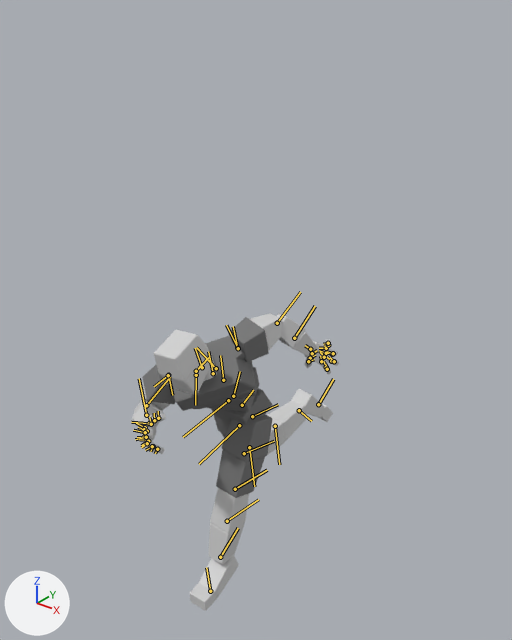
An edit to the FBX model Assets/Animations/Movement/WallRunL.FBX, drawn before and after from the same camera.
Rendered twice from a 50 mm lens placed at (2.14, -2.54, 3.18), pointed at (0.1, 0.01, 1.6). Arrows for +X, +Y and +Z are at lower left; the lights stay in place. Both versions are drawn at frame 1 of the action 'Take 001'; the numbers are the values there. The bones that bend it are drawn over the model as lines.

Objects in the first picture: 'CLazyRunner'.
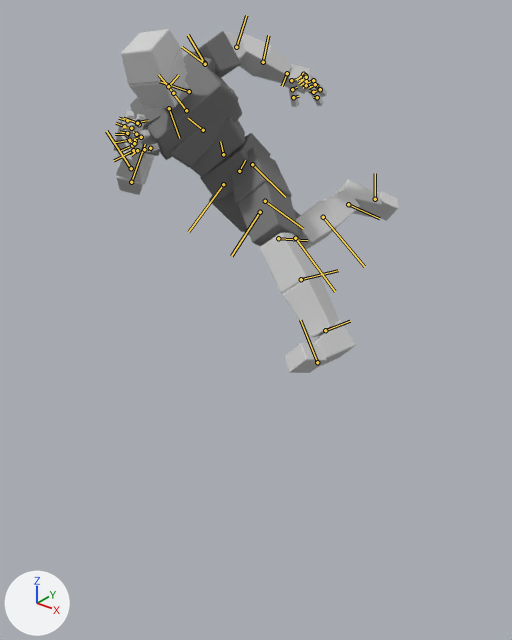
Changed parts and their boxes (x1, y1, x2, y2) in the pictures (512 x 640 px):
'CLazyRunner', posed (37% wider, 15% taller)
    before: (132, 313, 339, 611)
    after: (114, 29, 398, 373)
bone 'pelvis', root to tip
    before: (242, 405) to (253, 390)
    after: (239, 171) to (245, 160)
bone 'spine_02', root to tip
    before: (223, 380) to (220, 355)
    after: (203, 130) to (188, 118)
bone 'spine_03', root to tip
    before: (213, 373) to (208, 351)
    after: (186, 110) to (173, 94)
bone 'upperarm_l', root to tip
    before: (237, 347) to (233, 326)
    after: (204, 63) to (188, 35)
bone 'upperarm_r', root to tip
    before: (168, 375) to (172, 395)
    after: (138, 122) to (148, 120)
bone 'head', root to tip
    before: (196, 371) to (208, 357)
    after: (168, 86) to (178, 75)
bone 'thigh_l', root to tip
    before: (252, 416) to (278, 404)
    after: (252, 164) to (285, 197)
bone 'calf_l', root to tip
    before: (235, 489) to (267, 470)
    after: (278, 238) to (307, 240)
bone 'foot_l', root to tip
    before: (220, 557) to (238, 528)
    after: (325, 330) to (350, 321)
bone 'thigh_r', root to tip
    before: (228, 400) to (183, 437)
    after: (223, 184) to (188, 232)
bone 'calf_r', root to tip
    before: (249, 447) to (254, 486)
    after: (295, 238) to (335, 291)
bone 'foot_r', root to tip
    before: (299, 410) to (311, 421)
    after: (348, 204) to (379, 218)
bone 'ball_r', root to tip
    before: (318, 404) to (333, 379)
    after: (375, 199) to (375, 173)

The change, as a list of edits to the scene's bpy script:
```text
Change bone_pelvis:
    where bone_pelvis = bpy.data.objects['root'].pose.bones['pelvis']
    bone_pelvis.location: (2.4, 0.0, 0.0) -> (132.6, 0.5, 0.0)
    bone_pelvis.rotation_quaternion: (0.971, -0.013, -0.007, -0.239) -> (0.934, 0.161, -0.264, -0.179)  # degrees (-1, -1, -28) -> degrees (26, -26, -28)
Change bone_spine_02:
    where bone_spine_02 = bpy.data.objects['root'].pose.bones['spine_02']  # child of 'spine_01'
    bone_spine_02.rotation_quaternion: (0.962, 0.161, 0.003, -0.221) -> (0.947, 0.16, 0.013, -0.28)  # degrees (18, 4, -25) -> degrees (17, 7, -32)
Change bone_spine_03:
    where bone_spine_03 = bpy.data.objects['root'].pose.bones['spine_03']  # child of 'spine_02'
    bone_spine_03.rotation_quaternion: (0.999, 0.032, 0.0, -0.038) -> (0.99, -0.063, 0.001, -0.129)  # degrees (4, 0, -4) -> degrees (-7, -1, -15)
Change bone_upperarm_l:
    where bone_upperarm_l = bpy.data.objects['root'].pose.bones['upperarm_l']  # child of 'clavicle_l'
    bone_upperarm_l.rotation_quaternion: (0.884, 0.452, -0.041, 0.11) -> (0.952, 0.299, 0.006, 0.06)  # degrees (53, -10, 9) -> degrees (35, -1, 7)
Change bone_upperarm_r:
    where bone_upperarm_r = bpy.data.objects['root'].pose.bones['upperarm_r']  # child of 'clavicle_r'
    bone_upperarm_r.rotation_quaternion: (0.965, -0.152, -0.025, -0.211) -> (0.904, -0.216, -0.032, -0.368)  # degrees (-17, -6, -24) -> degrees (-22, -13, -42)
Change bone_head:
    where bone_head = bpy.data.objects['root'].pose.bones['head']  # child of 'neck_01'
    bone_head.rotation_quaternion: (0.874, -0.298, -0.047, 0.381) -> (0.862, -0.381, 0.036, 0.333)  # degrees (-34, 8, 45) -> degrees (-42, 18, 35)
Change bone_thigh_l:
    where bone_thigh_l = bpy.data.objects['root'].pose.bones['thigh_l']  # child of 'pelvis'
    bone_thigh_l.location: (1.9, -2.2, 0.4) -> (2.1, -1.6, 1.4)
    bone_thigh_l.rotation_quaternion: (0.916, 0.017, 0.16, 0.368) -> (0.88, 0.056, 0.085, 0.464)  # degrees (9, 16, 45) -> degrees (10, 6, 56)
Change bone_calf_l:
    where bone_calf_l = bpy.data.objects['root'].pose.bones['calf_l']  # child of 'thigh_l'
    bone_calf_l.location: (0.3, -0.4, 0.3) -> (-0.7, -0.8, -0.6)
    bone_calf_l.rotation_quaternion: (1.0, 0.0, 0.0, -0.002) -> (0.988, 0.004, -0.007, -0.152)  # degrees (0, 0, 0) -> degrees (1, -1, -17)
Change bone_foot_l:
    where bone_foot_l = bpy.data.objects['root'].pose.bones['foot_l']  # child of 'calf_l'
    bone_foot_l.location: (-0.3, 0.1, -0.1) -> (0.6, 0.2, 0.1)
    bone_foot_l.rotation_quaternion: (0.937, 0.021, -0.108, -0.331) -> (0.983, -0.152, -0.102, -0.032)  # degrees (6, -11, -40) -> degrees (-17, -12, -2)
Change bone_thigh_r:
    where bone_thigh_r = bpy.data.objects['root'].pose.bones['thigh_r']  # child of 'pelvis'
    bone_thigh_r.location: (0.0, -1.2, 0.1) -> (0.1, -1.3, 1.2)
    bone_thigh_r.rotation_quaternion: (0.994, -0.007, 0.097, 0.042) -> (0.971, 0.08, 0.223, -0.035)  # degrees (0, 11, 5) -> degrees (9, 26, -2)
Change bone_calf_r:
    where bone_calf_r = bpy.data.objects['root'].pose.bones['calf_r']  # child of 'thigh_r'
    bone_calf_r.location: (0.2, -0.5, -0.2) -> (0.2, -0.8, -1.4)
    bone_calf_r.rotation_quaternion: (0.807, 0.016, -0.028, -0.59) -> (0.839, 0.015, -0.026, -0.543)  # degrees (3, -2, -72) -> degrees (3, -2, -66)
Change bone_foot_r:
    where bone_foot_r = bpy.data.objects['root'].pose.bones['foot_r']  # child of 'calf_r'
    bone_foot_r.location: (-0.7, 0.2, 0.0) -> (-0.8, 0.8, 0.5)
    bone_foot_r.rotation_quaternion: (0.945, -0.005, -0.062, -0.32) -> (0.929, -0.038, -0.106, -0.354)  # degrees (2, -7, -38) -> degrees (0, -13, -42)
Change bone_ball_r:
    where bone_ball_r = bpy.data.objects['root'].pose.bones['ball_r']  # child of 'foot_r'
    bone_ball_r.location: (0.1, 0.9, 0.0) -> (0.4, 1.3, -0.7)
```
